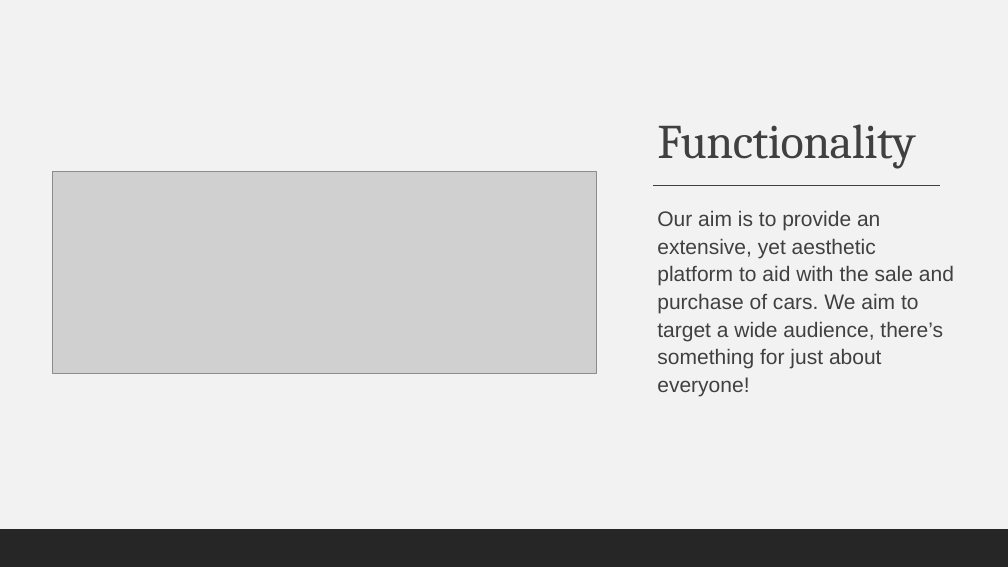
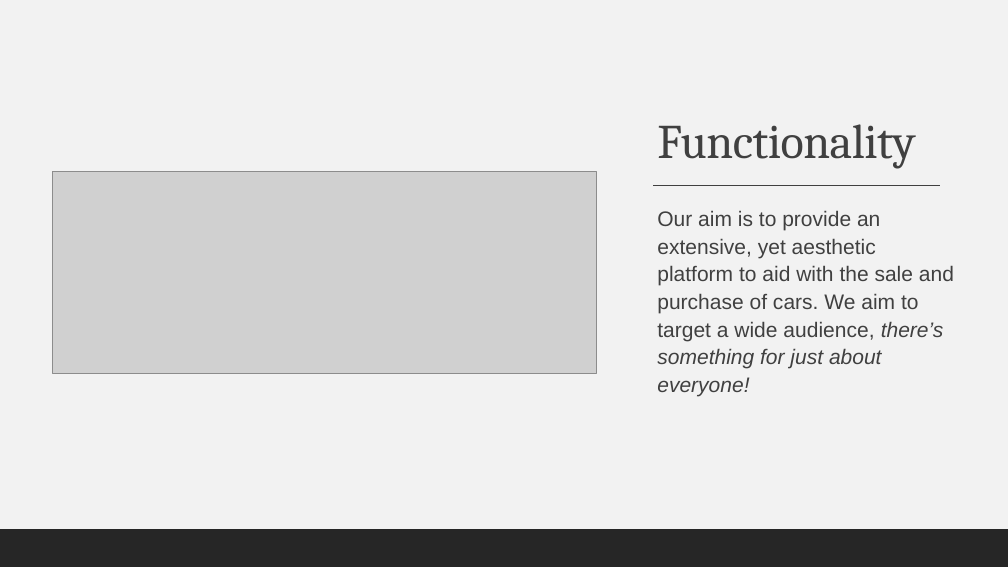
Before and after one commit to AndreiGhita2002/WAD_Car_Market, a slide deck: slide 2 of Presentation.pptx. Drawn at 1008x567 pixels with LibreOffice and Linux fonts; fonts in the diff are those of the drawing; grey boxes stand for pictures. Boxes give left, top, right and bottom in pixels: in the first picture for what was removed or moved away, otherwise in the second. Text is boxed around its words. In the diff, an @@ line names an element or a change of style, - is before the commit and + after.

```diff
--- a/Presentation.pptx
+++ b/Presentation.pptx
@@ text "Our aim is to provide ..." at box(657, 210, 954, 397): italic on in "there’s something for just about everyone!" @@
```
Also in this commit, not shown: 4 other slides changed, 8 slides added, 3 other files.
